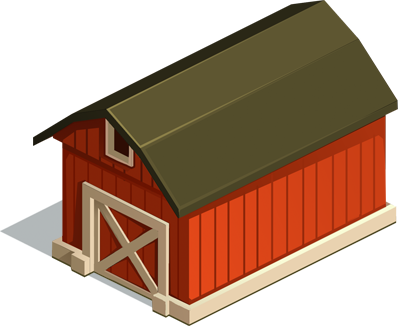
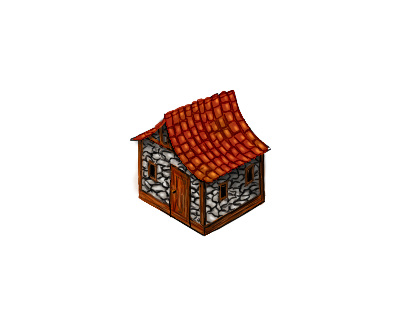
Layer changes from the first (400, 326) image to the second:
added layer "Layer 1" above "2" over (129, 89, 271, 237)
hid "2" over (33, 0, 400, 326)
hid "1" over (0, 137, 377, 326)
